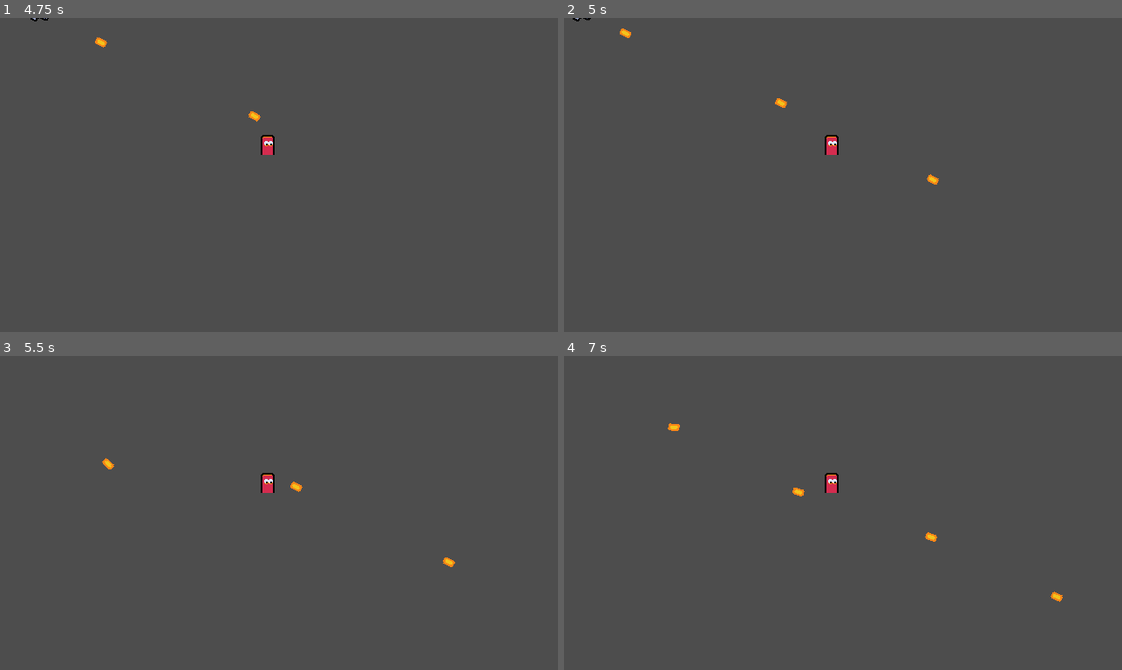
Above: before the commit, frames 1-4 (two rows, left to right).
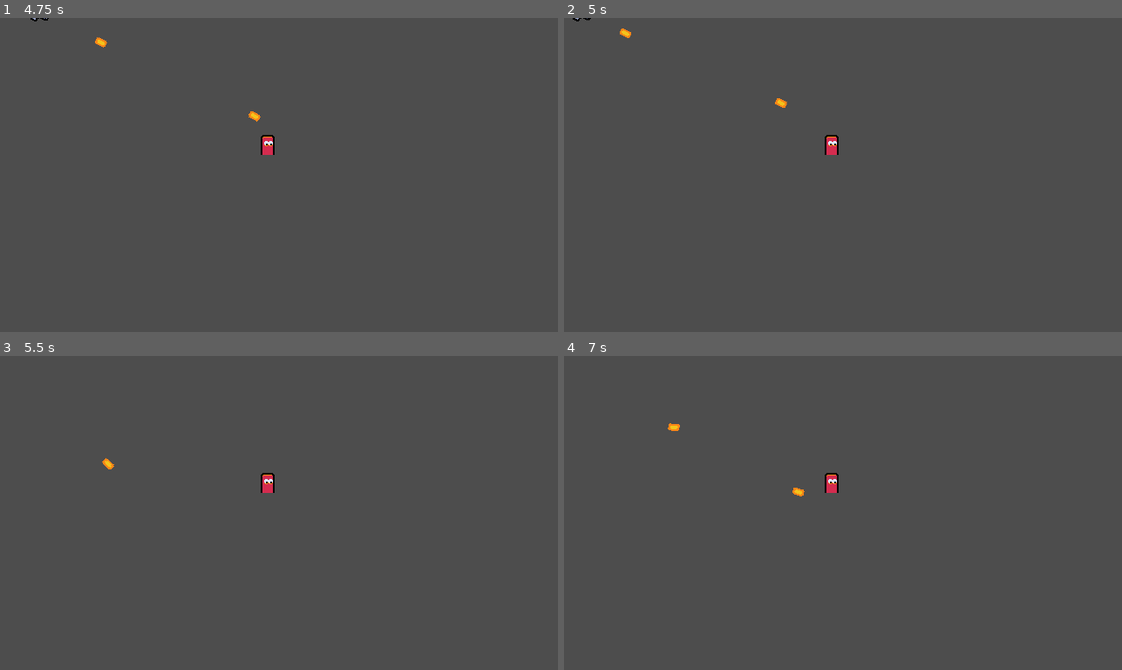
Above: after the commit, the same moments.

Repository: mpowell773/Godot_Multiplayer_Tut
Game: Godot game, scene res://ui/main_menu/main_menu.tscn
Two runs of this game, one before a commit and one after it. Both use one fixed random seed, a clock stepped at 60 frames per second and the inputs below.
Inputs (mouse positions are in pixels of both pictures, inside the frame that each line leads up to):
- Up to frame 1 (4.75 s): tap Enter at 0.5 s; move the mouse to (401, 159) at 0.52 s; press the mouse at (401, 159) at 0.53 s; hold D (move_right) 0.53-1.25 s; release the mouse at (401, 159) at 1.25 s; click "Host" at 1.25 s; tap Space at 2 s; move the mouse to (167, 190) at 2.02 s; hold S (move_down) 2.03-2.78 s; click (167, 190) at 2.1 s; move the mouse to (334, 105) at 2.77 s; press the mouse at (334, 105) at 2.78 s; hold D (move_right) 2.78-3.53 s; move the mouse to (251, 237) at 3.52 s; release the mouse at (251, 237) at 3.53 s; hold W (move_up) 3.53-4.28 s; click (251, 237) at 3.6 s; move the mouse to (446, 222) at 4.27 s; press the mouse at (446, 222) at 4.28 s; hold A (move_left) from 4.28 s (still down)
- Up to frame 2 (5 s): keep holding A (move_left)
- Up to frame 3 (5.5 s): keep holding A (move_left); move the mouse to (111, 465) at 5.02 s; release the mouse at (111, 465) at 5.03 s; click (111, 465) at 5.1 s
- Up to frame 4 (7 s): move the mouse to (870, 513) at 5.77 s; release A (move_left) at 5.78 s; press the mouse at (870, 513) at 5.78 s; hold S (move_down) 5.78-6.53 s; move the mouse to (759, 434) at 6.52 s; release the mouse at (759, 434) at 6.53 s; hold D (move_right) from 6.53 s (still down); click (759, 434) at 6.6 s

Frame 1 is identical in both runs. In frame 2, less than 0.1% of the frame differs, in the area x 65-68%, y 49-54%; in frame 3, less than 0.1%, in the area x 52-82%, y 40-68%; in frame 4, less than 0.1%.

Commit message:
Add basic bullet collision to enemy

Diff:
--- a/entities/bullet/bullet.gd
+++ b/entities/bullet/bullet.gd
@@ -23,6 +23,10 @@
 	rotation = direction.angle()
 
 
+func register_collision() -> void:
+	queue_free()
+
+
 func _on_life_timer_timeout() -> void:
 	if is_multiplayer_authority():
 		queue_free()
--- a/entities/bullet/bullet.tscn
+++ b/entities/bullet/bullet.tscn
@@ -14,6 +14,10 @@
 properties/2/spawn = true
 properties/2/replication_mode = 0
 
+[sub_resource type="CapsuleShape2D" id="CapsuleShape2D_g4v7s"]
+radius = 7.0
+height = 18.0
+
 [node name="Bullet" type="Node2D" unique_id=1198245205]
 script = ExtResource("1_2kyv7")
 
@@ -25,5 +29,13 @@
 one_shot = true
 autostart = true
 
+[node name="Area2D" type="Area2D" parent="." unique_id=1317211349]
+rotation = 1.5707964
+collision_layer = 256
+collision_mask = 0
+
+[node name="CollisionShape2D" type="CollisionShape2D" parent="Area2D" unique_id=1430111422]
+shape = SubResource("CapsuleShape2D_g4v7s")
+
 [node name="Sprite2D" type="Sprite2D" parent="." unique_id=783547308]
 texture = ExtResource("1_78c8h")
--- /dev/null
+++ b/entities/enemy/enemy.gd
@@ -0,0 +1,16 @@
+extends CharacterBody2D
+
+@onready var area_2d: Area2D = $Area2D
+
+
+func _ready() -> void:
+	area_2d.area_entered.connect(_on_area_entered)
+
+
+func _on_area_entered(other_area: Area2D) -> void:
+	if not is_multiplayer_authority():
+		return
+	if other_area.owner is Bullet:
+		var bullet := other_area.owner as Bullet
+		bullet.register_collision()
+		print("collision")
--- a/entities/enemy/enemy.tscn
+++ b/entities/enemy/enemy.tscn
@@ -1,11 +1,24 @@
 [gd_scene format=3 uid="uid://dea55va7q7xfs"]
 
+[ext_resource type="Script" uid="uid://be8fw3vev5nu2" path="res://entities/enemy/enemy.gd" id="1_im2q6"]
 [ext_resource type="Texture2D" uid="uid://cjhqe0oj660u5" path="res://entities/enemy/enemy_medium.png" id="1_ksmh7"]
+
+[sub_resource type="RectangleShape2D" id="RectangleShape2D_g4v7s"]
+size = Vector2(16, 24)
 
 [sub_resource type="CircleShape2D" id="CircleShape2D_g4v7s"]
 radius = 4.0
 
 [node name="Enemy" type="CharacterBody2D" unique_id=1328615749]
+script = ExtResource("1_im2q6")
+
+[node name="Area2D" type="Area2D" parent="." unique_id=905579212]
+position = Vector2(0, -12)
+collision_layer = 0
+collision_mask = 256
+
+[node name="CollisionShape2D" type="CollisionShape2D" parent="Area2D" unique_id=809934574]
+shape = SubResource("RectangleShape2D_g4v7s")
 
 [node name="Sprite2D" type="Sprite2D" parent="." unique_id=1304602737]
 texture = ExtResource("1_ksmh7")
--- a/project.godot
+++ b/project.godot
@@ -57,6 +57,10 @@
 ]
 }
 
+[layer_names]
+
+2d_physics/layer_9="Bullet"
+
 [rendering]
 
 textures/canvas_textures/default_texture_filter=0
Not shown, added: entities/enemy/enemy.gd.uid
